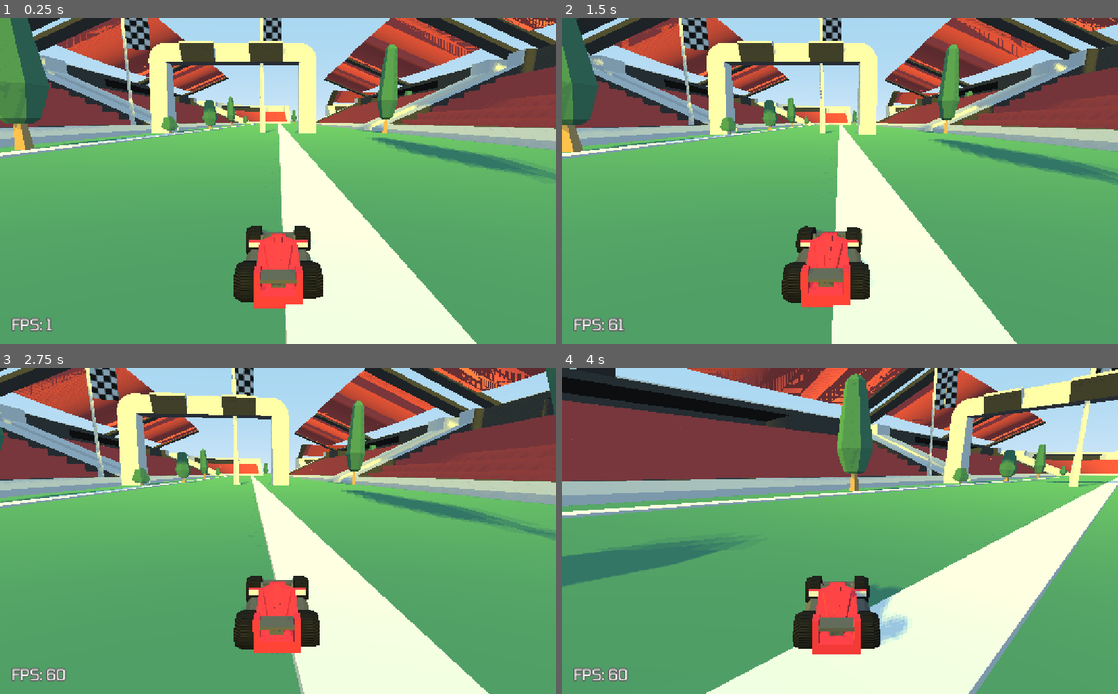
Above: before the commit, frames 1-4 (two rows, left to right).
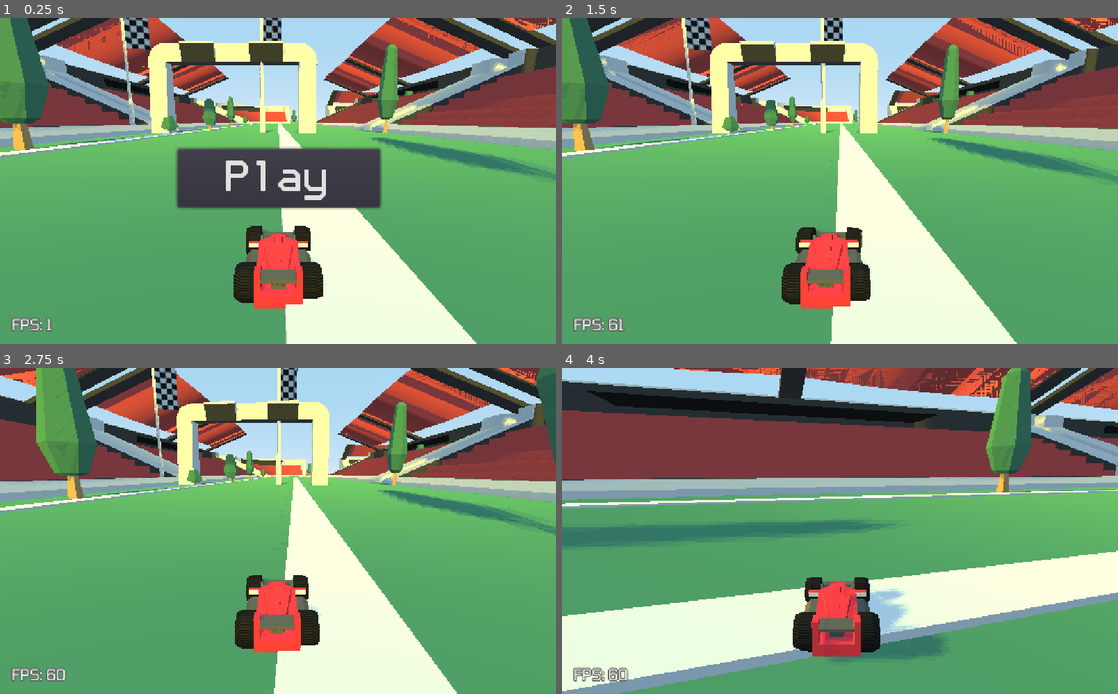
Above: after the commit, the same moments.

Repository: RichoM/LowPolyRacing
Game: Godot game, scene res://Race.tscn
The game is run twice, just before and just after one commit, with the same random seed, the same clock (stepped at 60 frames per second) and the same inputs.
Inputs (mouse positions are in pixels of both pictures, inside the frame that each line leads up to):
- Up to frame 1 (0.25 s): no input
- Up to frame 2 (1.5 s): click (840, 177) at 0.5 s, where only the run after the commit has a clickable "Play"; hold Right (car_turnright) from 1.28 s (still down)
- Up to frame 3 (2.75 s): release Right (car_turnright) at 2.03 s; hold Down (car_backwards) from 2.03 s (still down)
- Up to frame 4 (4 s): release Down (car_backwards) at 2.78 s; hold Right (car_turnright) 2.78-3.53 s; hold Up (car_forward) from 3.53 s (still down)

The runs differ from the first frame. In frame 1, 8.7% of the frame differs, in the area x 0-100%, y 0-99%; in frame 2, 7.6%; in frame 3, 33%; in frame 4, 53%, in the area x 0-100%, y 0-100%.

Commit message:
Added a play button that starts the game

Diff:
--- a/GUI.gd
+++ b/GUI.gd
@@ -8,6 +8,7 @@
 onready var best_time : Label = $right_col/best_time
 onready var record : Label = $record
 onready var record_timer : Timer = $record/Timer
+onready var play_button : Button = $play_button
 
 func _ready():
 	player.connect("new_record", self, "_on_new_record")
@@ -38,3 +39,9 @@
 	var s = floor((duration/1000)%60)
 	var m = floor((duration/(1000*60))%60)
 	return "%02d:%02d:%02d" % [m, s, ms]
+
+
+func _on_play_button_pressed():
+	player.input_enabled = true
+	play_button.hide()
+	print("PLAY!")
--- a/Race.tscn
+++ b/Race.tscn
@@ -34,13 +34,17 @@
 outline_size = 2
 font_data = ExtResource( 11 )
 
-[sub_resource type="PlaneMesh" id=5]
+[sub_resource type="DynamicFont" id=5]
+size = 48
+font_data = ExtResource( 13 )
+
+[sub_resource type="PlaneMesh" id=6]
 size = Vector2( 2000, 2000 )
 
-[sub_resource type="ConcavePolygonShape" id=6]
+[sub_resource type="ConcavePolygonShape" id=7]
 data = PoolVector3Array( 1000, 0, 1000, -1000, 0, 1000, 1000, 0, -1000, -1000, 0, 1000, -1000, 0, -1000, 1000, 0, -1000 )
 
-[sub_resource type="BoxShape" id=7]
+[sub_resource type="BoxShape" id=8]
 extents = Vector3( 13, 10, 13 )
 
 [node name="Race" type="Spatial"]
@@ -145,6 +149,21 @@
 wait_time = 1.5
 one_shot = true
 
+[node name="play_button" type="Button" parent="GUI"]
+anchor_left = 0.5
+anchor_top = 0.5
+anchor_right = 0.5
+anchor_bottom = 0.5
+margin_left = -93.0
+margin_top = -30.0
+margin_right = 94.0
+margin_bottom = 24.0
+custom_fonts/font = SubResource( 5 )
+text = "Play"
+__meta__ = {
+"_edit_use_anchors_": false
+}
+
 [node name="Road" parent="." instance=ExtResource( 2 )]
 transform = Transform( 3, 0, 0, 0, 3, 0, 0, 0, 3, 9.37546, 0, 0 )
 
@@ -1358,7 +1377,8 @@
 number = 7
 
 [node name="CollisionShape" type="CollisionShape" parent="Checkpoints/checkpoint8"]
-shape = SubResource( 7 )
+shape = SubResource( 8 )
+[connection signal="pressed" from="GUI/play_button" to="GUI" method="_on_play_button_pressed"]
 [connection signal="body_entered" from="Checkpoints/checkpoint" to="Checkpoints/checkpoint" method="_on_checkpoint_body_entered"]
 [connection signal="body_entered" from="Checkpoints/checkpoint2" to="Checkpoints/checkpoint2" method="_on_checkpoint_body_entered"]
 [connection signal="body_entered" from="Checkpoints/checkpoint3" to="Checkpoints/checkpoint3" method="_on_checkpoint_body_entered"]
--- a/car.gd
+++ b/car.gd
@@ -10,6 +10,7 @@
 
 signal new_record
 
+var input_enabled : bool = false
 var checkpoints = []
 var laps = 0
 var lap_begin = 0
@@ -47,6 +48,7 @@
 func _process(delta):
 	if lap_begin > 0: cur_time = OS.get_ticks_msec() - lap_begin
 
+	if !input_enabled: return
 	if Input.is_action_just_released("level_reset"):
 		get_tree().reload_current_scene()
 
Not shown: 9 places in Race.tscn that only renumber resources
